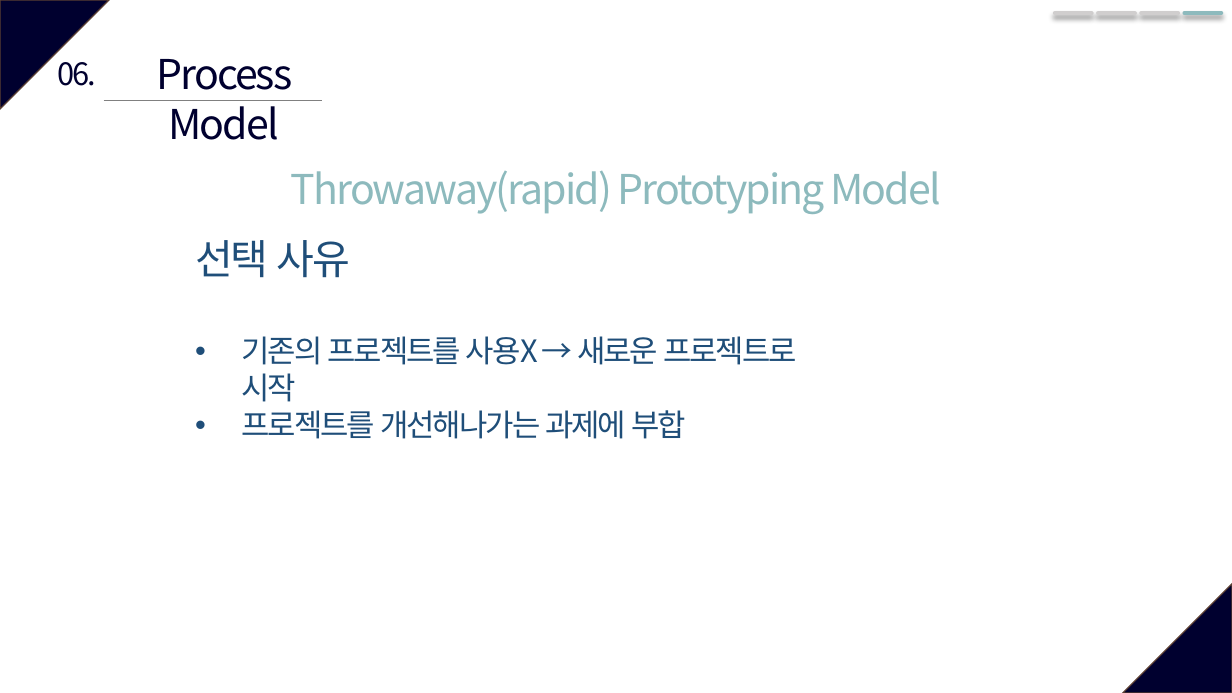
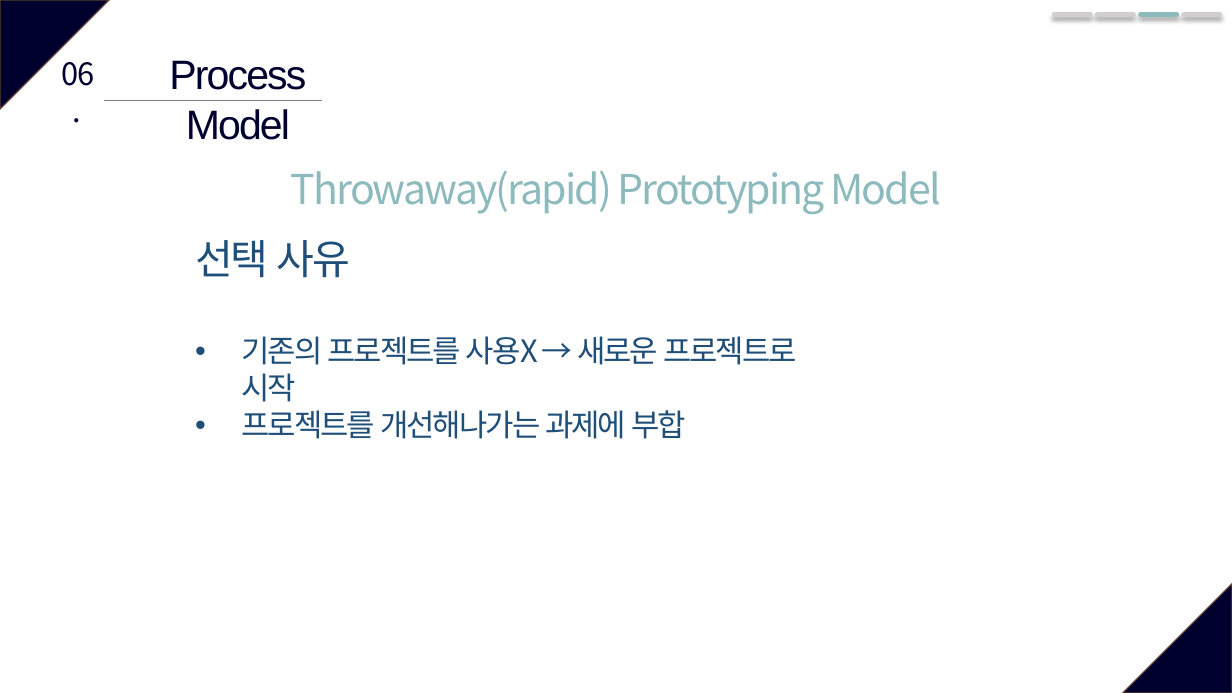
Before and after one commit to JeongJuhyeon/KNUBus, a slide deck: slide 17 of designdocs/Project Plan Presentation.pptx (slide 18 before the commit). Drawn at 1232x693 pixels with LibreOffice and Linux fonts; fonts in the diff are those of the drawing. Boxes give left, top, right and bottom in pixels: in the first picture for what was removed or moved away, otherwise in the second. Text is boxed around its words. In the diff, an @@ line names an element or a change of style, - is before the commit and + after.

```diff
--- a/designdocs/Project Plan Presentation.pptx
+++ b/designdocs/Project Plan Presentation.pptx
@@ line moved from (1185, 13) - (1222, 13) to (1141, 15) - (1177, 15) @@
@@ line moved from (1141, 13) - (1178, 13) to (1184, 15) - (1220, 15) @@
@@ text "06." rewrapped from [58,62,97,86] to [62,62,94,86] @@
@@ text "Process Model": place and size @@
-text "Process Model" at [156,59,292,140]
+text "Process Model" at [169,60,306,140]
@@ text "Process Model" at [169,60,306,140]: font Noto Sans CJK KR to Arial @@
```
Also in this commit, not shown: 13 other slides changed, 1 slide added, 2 slides removed.
